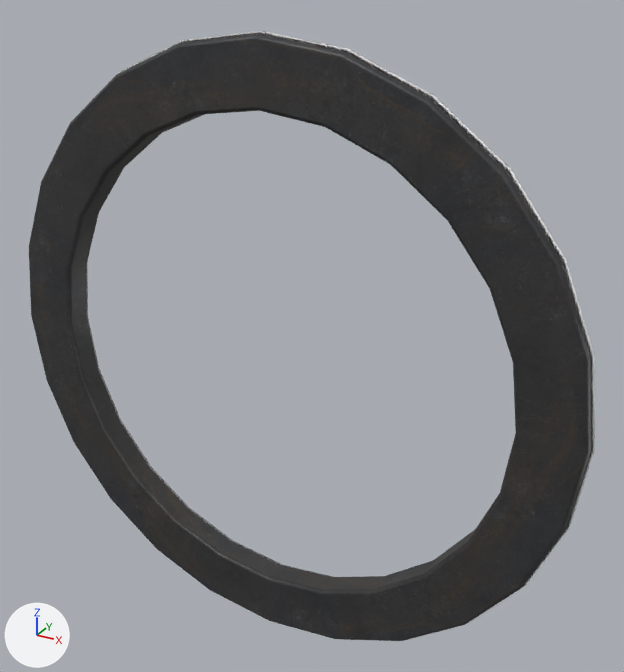
Before and after pictures for a commit that changed the FBX model Assets/Level_Art/Meshes/Modules/Pipes/SM_Sewer_Halo_Black_A.fbx.
Both versions are drawn from a camera (50 mm lens) standing at (1.61, -2.58, 1.47) and looking at (0.14, 0.09, 0.13). Every picture has the same lights, and +X, +Y and +Z are marked at lower left. The older version comes first. Where no turn or scale is listed for an object, it has been applied to the vertices.

The first picture shows 'SM_Sewer_Halo_Black_A'.
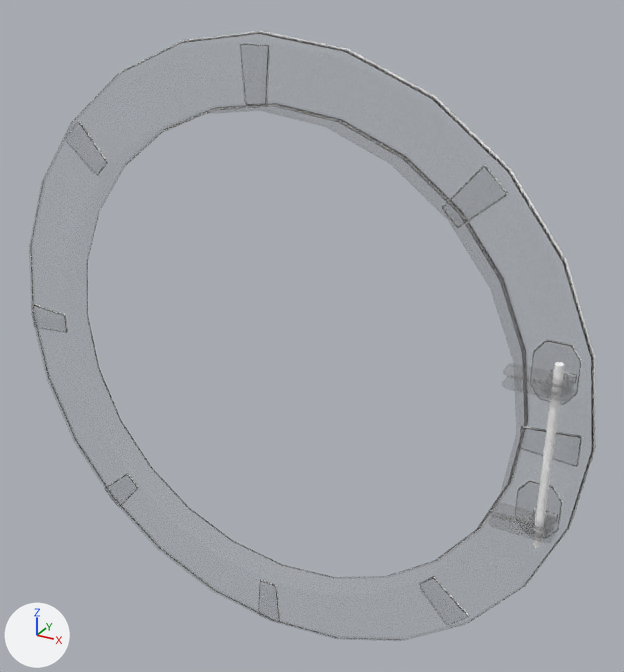
The change, as a list of edits to the scene's bpy script:
```text
Change img_t_trim_b_bca_tga:
    img_t_trim_b_bca_tga: load_image('T_Trim_B_BCA.tga', '../../../Textures/Trims/T_Trim_B_BCA.tga', 2048, 2048, 'sRGB') -> load_image('T_Trim_B_BCA.tga', '../../../Textures/Trims/T_Trim_B_BCA.tga', 2048, 2048, 'Non-Color')
Change mat_m_trim_b:
    where n0 = _N.new('ShaderNodeBsdfPrincipled'); n0.name = 'Principled BSDF'
    add n0.inputs[2].default_value = 0.553  # 'Roughness'
    add n3 = _N.new('ShaderNodeTexImage'); n3.name = 'Image Texture.001'
    add n3.image = img_t_trim_b_bca_tga
    add _L.new(n3.outputs[0], n0.inputs[4])  # 'Color' to 'Alpha'
Change me_mesh:
    used by ob_sm_sewer_halo_black_a; location = (0.0, 0.0, 0.0)
    remove me_mesh.from_pydata(...)  # 264 vertices, 384 faces; spans x -1.24..1.24, y -0.04..0.08, z -1.24..1.24
    add me_mesh.from_pydata(...)  # 948 vertices, 1372 faces; spans x -1.24..1.25, y -0.18..0.08, z -1.24..1.24
    me_mesh part 1: a new loose piece, a 6-sided cylinder along z spanning x 1.111..1.138, y -0.151..-0.12, z -0.336..0.336, in mat_m_trim_a
    me_mesh part 2: 1 vertex moved within x 1.24, y 0.0, z 0.0; 11 vertices removed from x -1.01..1.23, y 0.0..0.08, z -0.49..0.71; 683 vertices added at x -1.21..1.25, y -0.18..0.08, z -1.21..1.21
    me_mesh part 3: 339 kept faces spanning x -1.24..1.24, y -0.04..0.08, z -1.24..1.24 get new texture (UV) coordinates
```

Where the change shows, as pixel boxes [x1, y1, x2, y2] in the pictures (624 x 672 px):
'SM_Sewer_Halo_Black_A', surface changed, reshaped: before [29, 31, 595, 641]; after [30, 31, 596, 640]
part 1 of me_mesh, added: after [532, 362, 565, 548]
part 2 of me_mesh, cut back: before [87, 247, 595, 560]; after [32, 43, 596, 626]
part 3 of me_mesh, surface changed: [30, 31, 595, 640] in both
